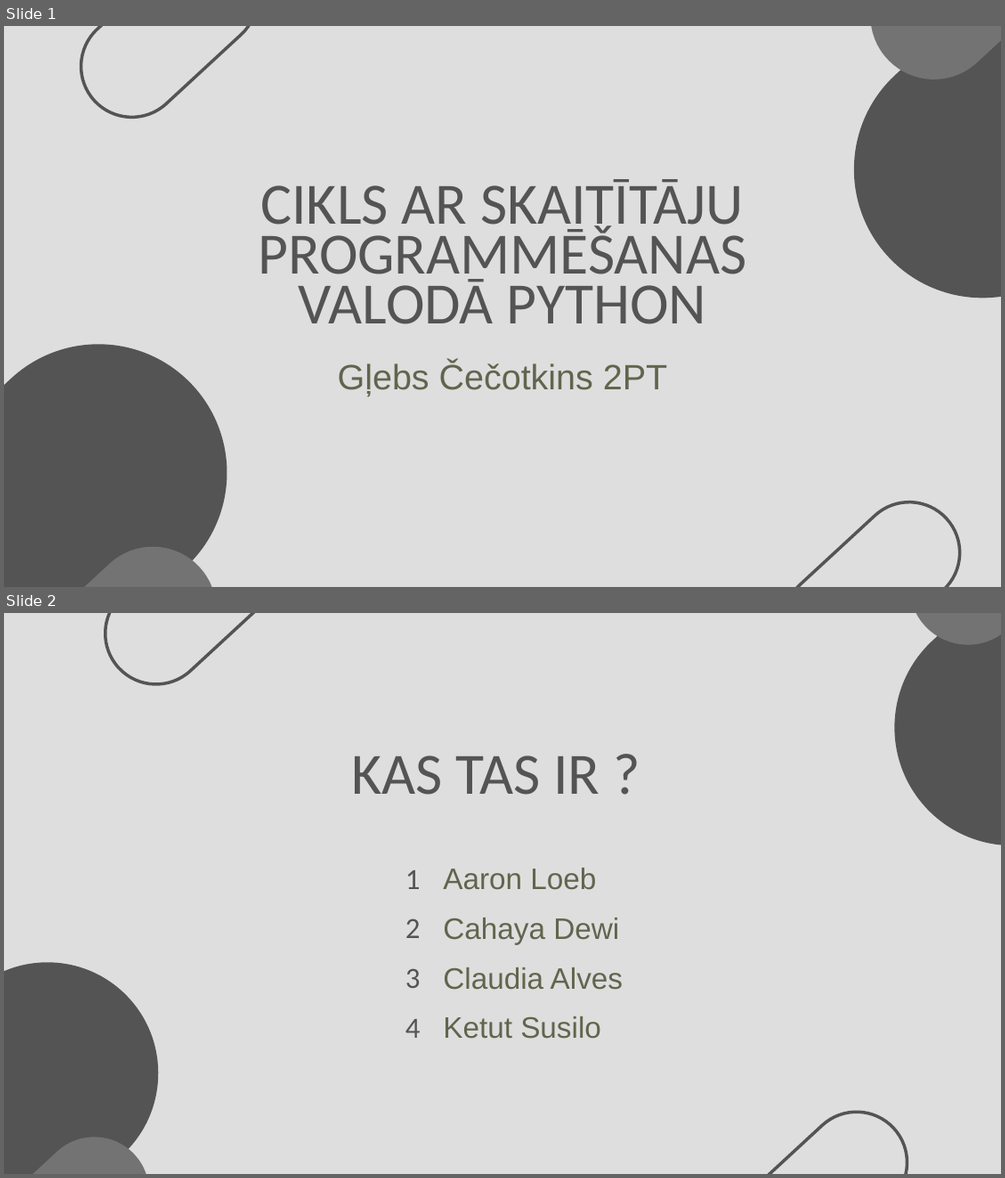
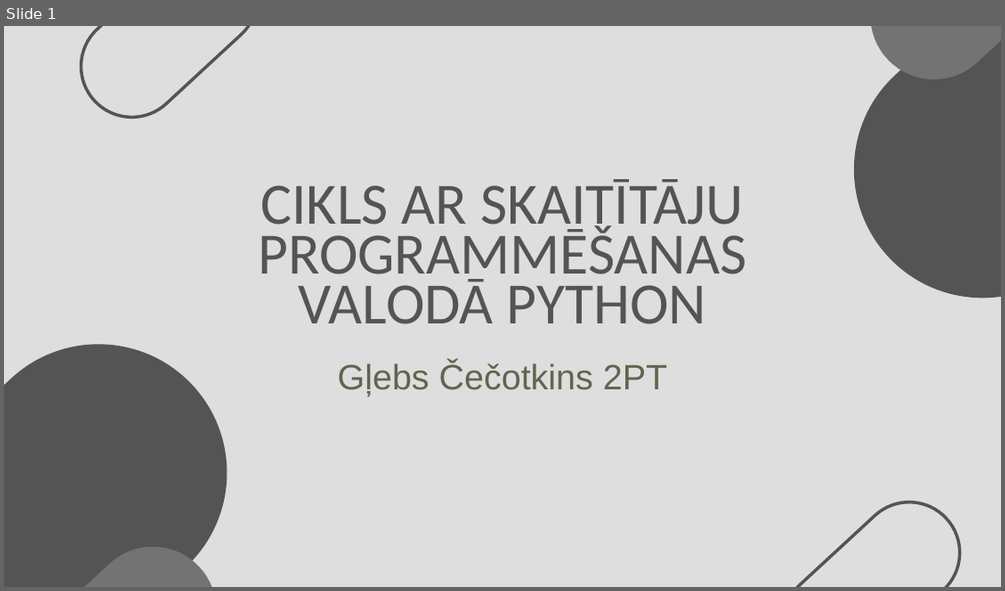
Before and after one commit to 123gleb123/Cecotkins_Eksamens2, a slide deck: Cikls ar skaitītāju programmēšanas valodā Python.pptx. Shown one above the other, each under a label of ours: slides 1 and 2 before the commit, slide 1 after it. The pictures are 1005x1178 and 1005x591 pixels, drawn with LibreOffice and Linux fonts; fonts in the diff are those of the drawing. Boxes give left, top, right and bottom in pixels: in the first picture for what was removed or moved away, otherwise in the second. Text is boxed around its words. In the diff, an @@ line names an element or a change of style, - is before the commit and + after.

```diff
--- a/Cikls ar skaitītāju programmēšanas valodā Python.pptx
+++ b/Cikls ar skaitītāju programmēšanas valodā Python.pptx
@@ slide 2 removed at bbox=[4, 613, 1001, 1174], background #DEDEDE @@
@@ freeform shape removed at bbox=[84, 613, 302, 706] @@
@@ freeform shape removed at bbox=[846, 613, 1001, 894] @@
@@ freeform shape removed at bbox=[885, 613, 1001, 669] @@
@@ text removed at bbox=[351, 755, 599, 795] @@
-KAS TAS IR ?
@@ text removed at bbox=[405, 870, 421, 889] @@
-1
@@ text removed at bbox=[443, 868, 596, 890] @@
-Aaron Loeb
@@ freeform shape removed at bbox=[4, 916, 204, 1174] @@
@@ text removed at bbox=[405, 918, 421, 938] @@
-2
@@ text removed at bbox=[443, 917, 619, 944] @@
-Cahaya Dewi
@@ text removed at bbox=[405, 968, 421, 988] @@
-3
@@ text removed at bbox=[443, 967, 623, 989] @@
-Claudia Alves
@@ text removed at bbox=[405, 1019, 421, 1038] @@
-4
@@ text removed at bbox=[443, 1016, 601, 1038] @@
-Ketut Susilo
@@ freeform shape removed at bbox=[711, 1091, 928, 1174] @@
@@ freeform shape removed at bbox=[4, 1114, 172, 1174] @@
```
Also in this commit, not shown: 16 slides added, 8 other slides removed, 1 other file.
